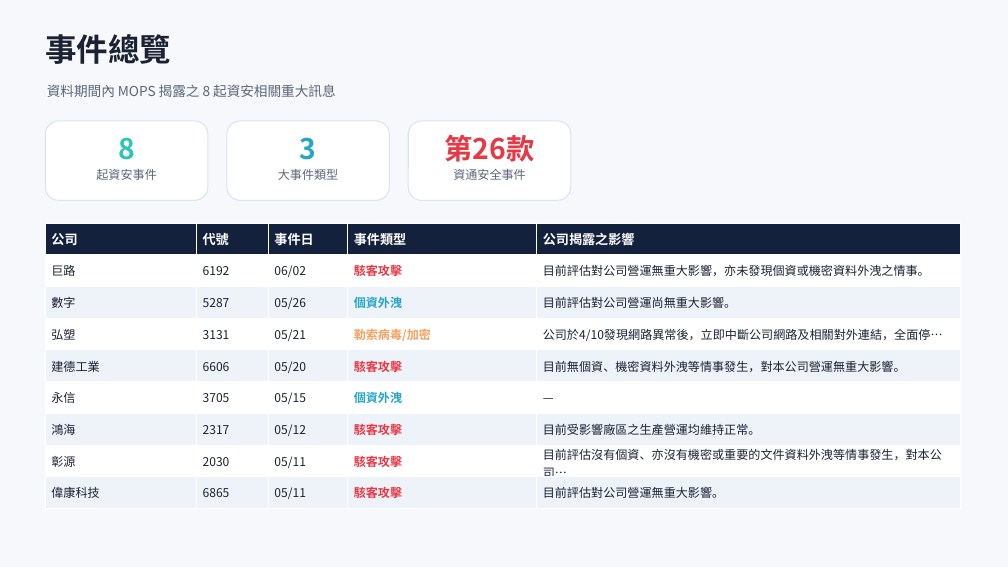
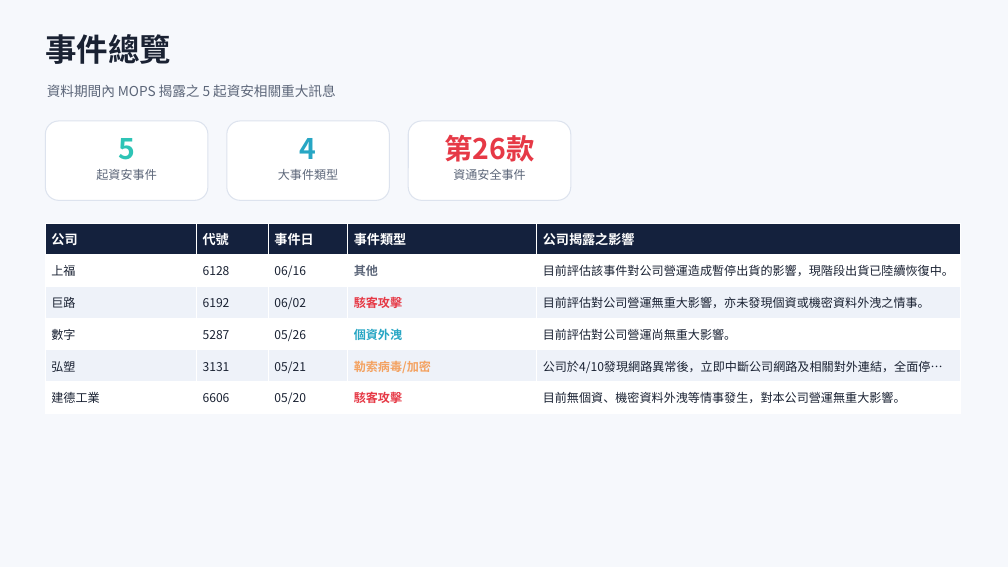
Before and after one commit to Johnnylin77/mops-isec-monitor, a slide deck: slide 2 of 資安事件因應分析.pptx. Drawn at 1008x567 pixels with LibreOffice and Linux fonts; fonts in the diff are those of the drawing. Boxes give left, top, right and bottom in pixels: in the first picture for what was removed or moved away, otherwise in the second. Text is boxed around its words. In the diff, an @@ line names an element or a change of style, - is before the commit and + after.

Commit message:
MOPS report: 2026-06-17

```diff
--- a/資安事件因應分析.pptx
+++ b/資安事件因應分析.pptx
@@ text at (x1=47, y1=84, x2=336, y2=97): text changed @@
-資料期間內 MOPS 揭露之 8 起資安相關重大訊息
+資料期間內 MOPS 揭露之 5 起資安相關重大訊息
@@ text at (x1=118, y1=138, x2=135, y2=160): text changed @@
-8
+5
@@ text at (x1=300, y1=138, x2=317, y2=159): text changed @@
-3
+4
@@ table at (x1=45, y1=223, x2=960, y2=414) @@
+row 2: 上福 | 6128 | 06/16 | 其他 | 目前評估該事件對公司營運造成暫停出貨的影響，現階段出貨已陸續恢復中。
-row 6: 永信 | 3705 | 05/15 | 個資外洩 | —
-row 7: 鴻海 | 2317 | 05/12 | 駭客攻擊 | 目前受影響廠區之生產營運均維持正常。
-row 8: 彰源 | 2030 | 05/11 | 駭客攻擊 | 目前評估沒有個資、亦沒有機密或重要的文件資料外洩等情事發生，對本公司…
-row 9: 偉康科技 | 6865 | 05/11 | 駭客攻擊 | 目前評估對公司營運無重大影響。
```
Also in this commit, not shown: 5 other slides changed, 2 other files.
